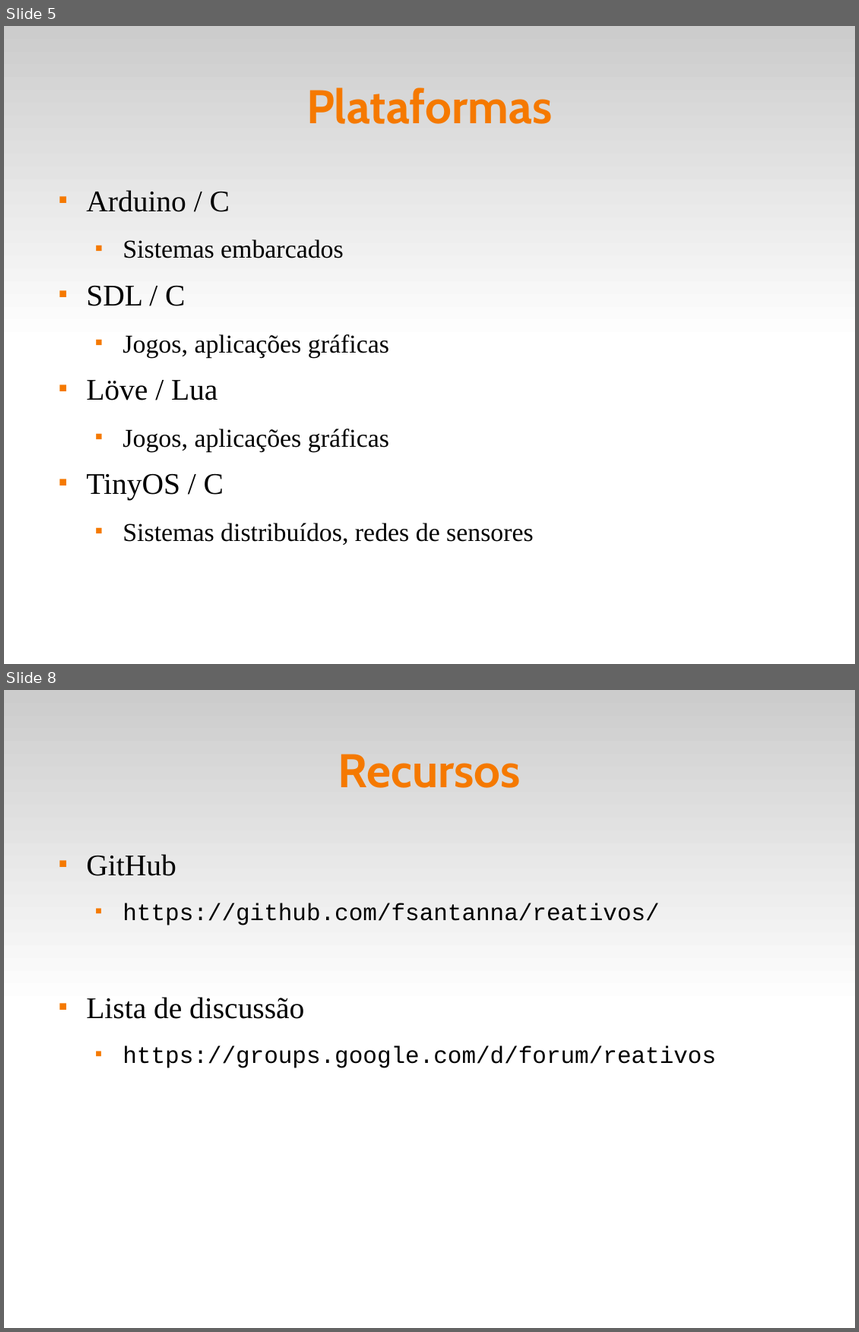
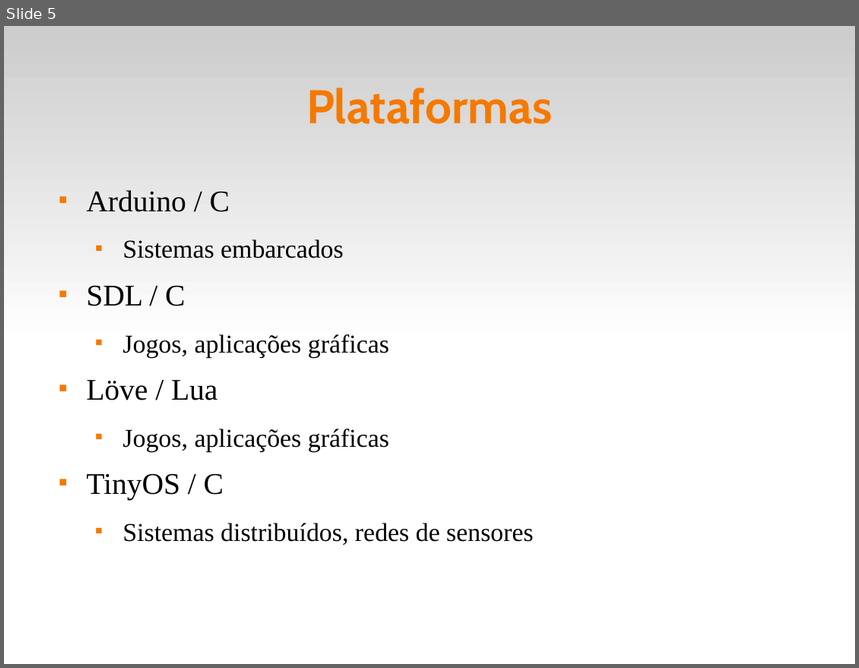
Before and after one commit to fsantanna-uerj/reativos, a slide deck: slides/00_intro.odp. Shown one above the other, each under a label of ours: slides 5 and 8 before the commit, slide 5 after it; the slides between them are not shown. The pictures are 859x1332 and 859x668 pixels, drawn with LibreOffice and Linux fonts; fonts in the diff are those of the drawing. Boxes give left, top, right and bottom in pixels: in the first picture for what was removed or moved away, otherwise in the second. Text is boxed around its words. In the diff, an @@ line names an element or a change of style, - is before the commit and + after.

```diff
--- a/slides/00_intro.odp
+++ b/slides/00_intro.odp
@@ slide 8 removed at (4,690,855,1328), background #FFFFFF; not listed: 1 template element that a slide beside it also shows @@
@@ title removed at (338,754,521,788) @@
-Recursos
@@ text removed at (86,854,716,1068) @@
-■ GitHub
-  ■ https://github.com/fsantanna/reativos/
-■ Lista de discussão
-  ■ https://groups.google.com/d/forum/reativos
```
Also in this commit, not shown: 3 slides changed, 15 other files.
